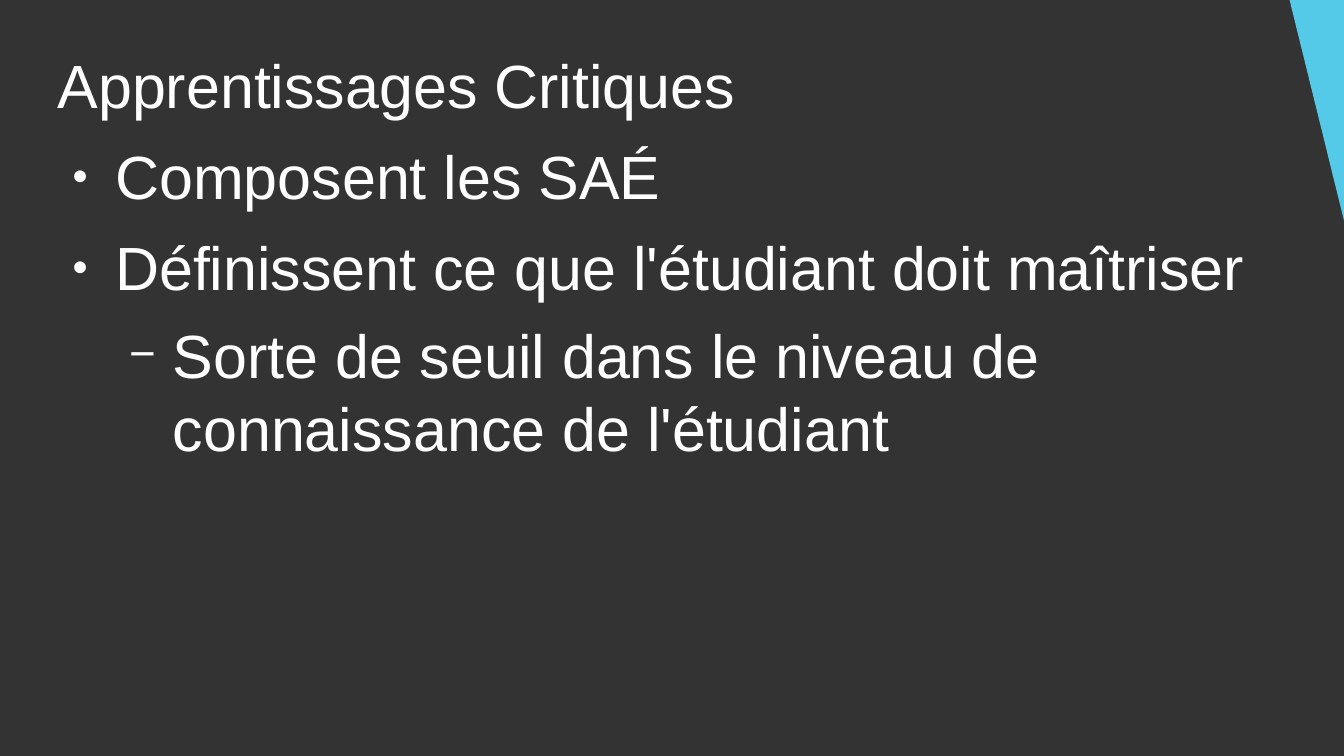
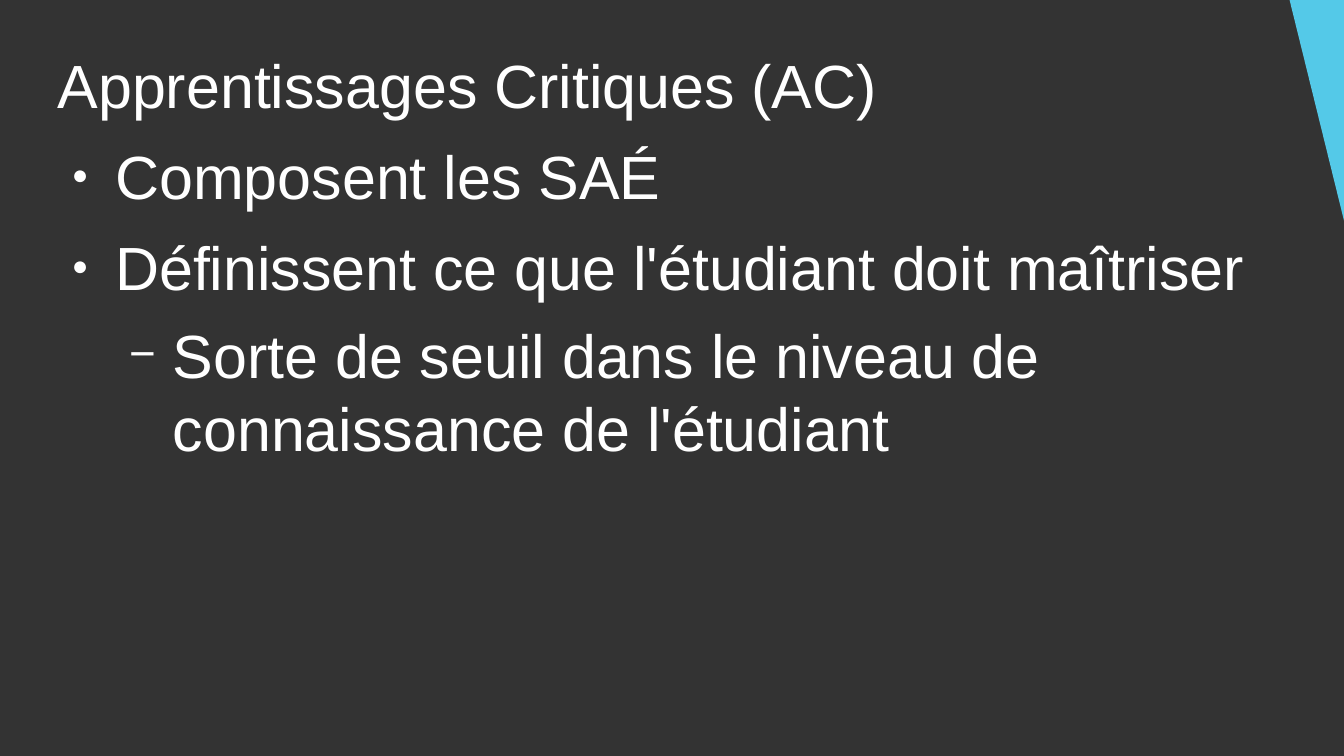
Before and after one commit to DanYellow/cours, a slide deck: slide 15 of presentation-formation-mmi/presentation.odp. Drawn at 1344x756 pixels with LibreOffice and Linux fonts; fonts in the diff are those of the drawing. Boxes give left, top, right and bottom in pixels: in the first picture for what was removed or moved away, otherwise in the second. Text is boxed around its words. In the diff, an @@ line names an element or a change of style, - is before the commit and + after.

```diff
--- a/presentation-formation-mmi/presentation.odp
+++ b/presentation-formation-mmi/presentation.odp
@@ text at [58,64,877,120]: text changed @@
-Apprentissages Critiques
+Apprentissages Critiques (AC)
```
Also in this commit, not shown: 3 other slides changed, 1 other file.
